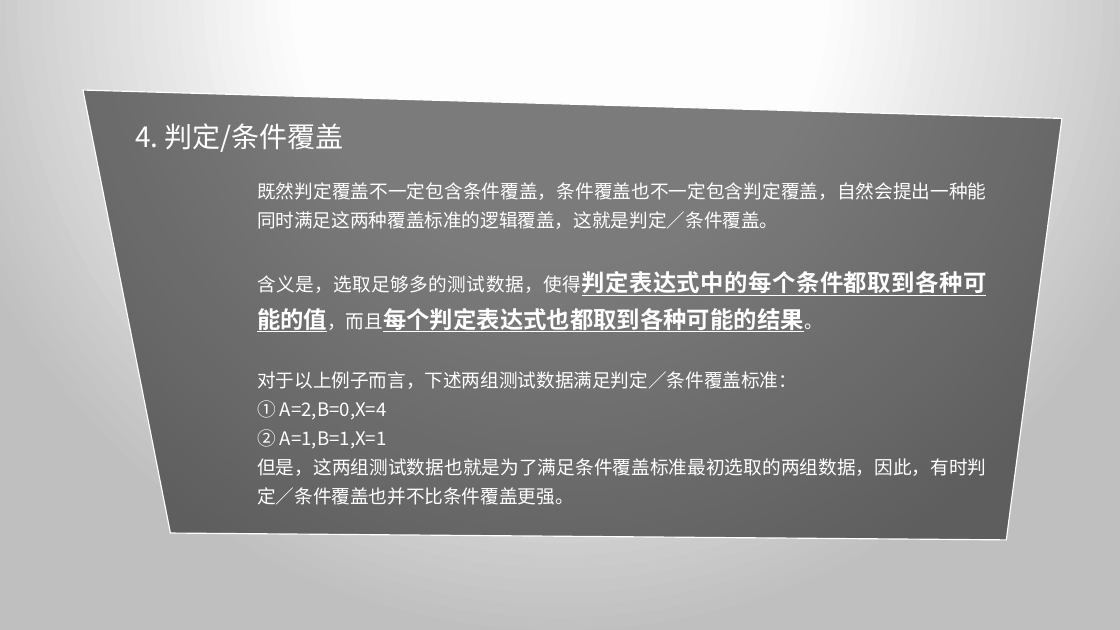
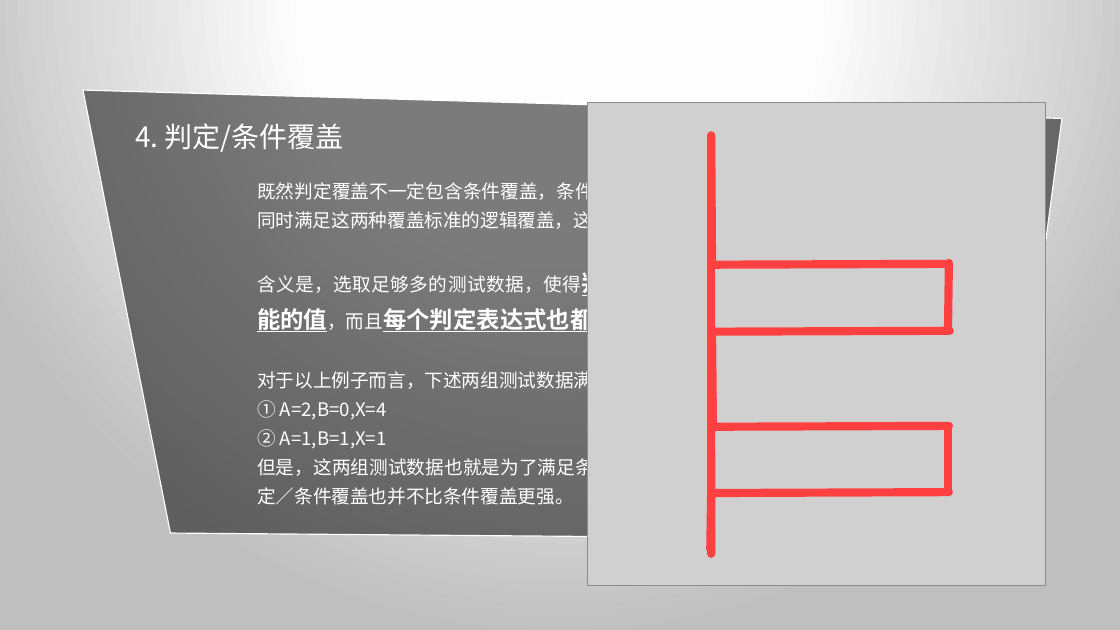
Before and after one commit to SE2020-G02/OurSudoku, a slide deck: slide 38 of SE2020-G02-实现阶段/翻转课堂 7.6白盒测试.pptx (slide 34 before the commit). Drawn at 1120x630 pixels with LibreOffice and Linux fonts; fonts in the diff are those of the drawing; grey boxes stand for pictures. Boxes give left, top, right and bottom in pixels: in the first picture for what was removed or moved away, otherwise in the second. Text is boxed around its words. In the diff, an @@ line names an element or a change of style, - is before the commit and + after.

```diff
--- a/SE2020-G02-实现阶段/翻转课堂 7.6白盒测试.pptx
+++ b/SE2020-G02-实现阶段/翻转课堂 7.6白盒测试.pptx
@@ picture added at <box>588,103,1046,586</box> @@
@@ line added from (712, 139) to (712, 554), #FF4040 7 pt @@
@@ group added at <box>711,135,950,549</box>: 9 lines @@
```
Also in this commit, not shown: 20 other slides changed, 6 slides added, 1 slide removed, 2 other files.
